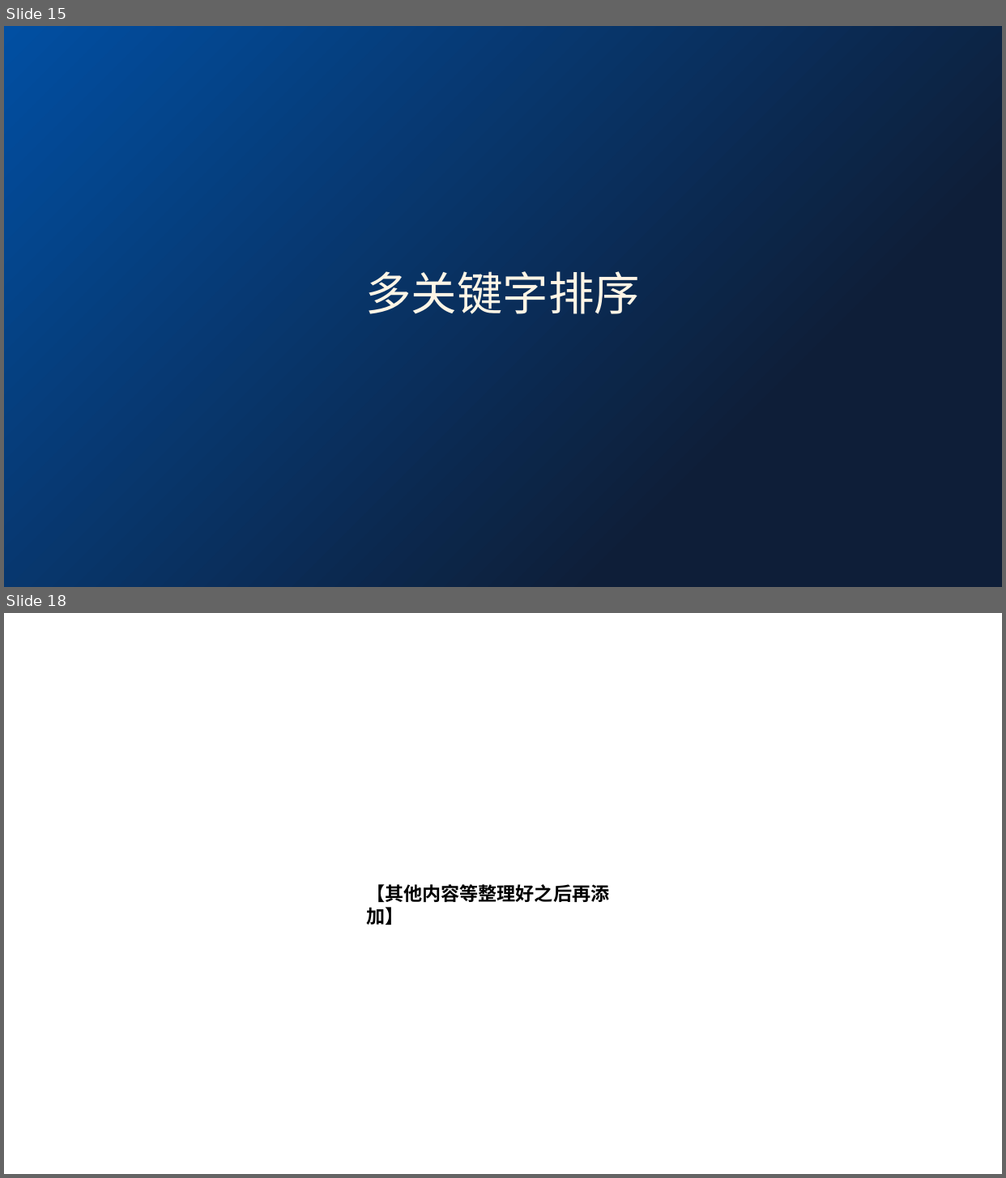
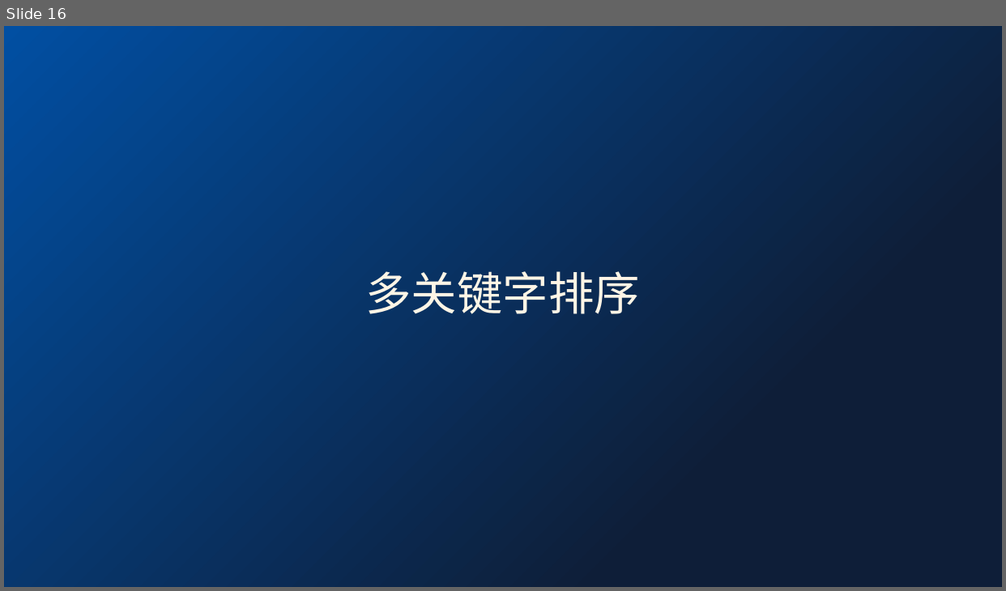
Before and after one commit to Zemdalk/DS-project-work, a slide deck: reports/课堂汇报.pptx. Shown one above the other, each under a label of ours: slides 15 and 18 before the commit, slide 16 after it; the slides between them are not shown. The pictures are 1006x1178 and 1006x591 pixels, drawn with LibreOffice and Linux fonts; fonts in the diff are those of the drawing. Boxes give left, top, right and bottom in pixels: in the first picture for what was removed or moved away, otherwise in the second. Text is boxed around its words. In the diff, an @@ line names an element or a change of style, - is before the commit and + after.

```diff
--- a/reports/课堂汇报.pptx
+++ b/reports/课堂汇报.pptx
@@ slide 18 removed at <box>4,613,1002,1174</box>, background #FFFFFF @@
@@ text removed at <box>366,884,609,925</box> @@
-【其他内容等整理好之后再添加】
@@ what was slide 15 is now slide 16 @@
```
Also in this commit, not shown: 5 slides changed, 13 slides added.
